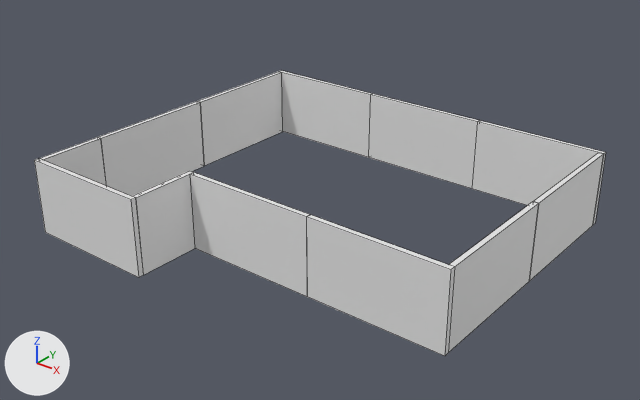
A saved change to the FBX model Save the SteamBird/Assets/Art/Layout.fbx.
The view is the same before and after, from a camera (50 mm lens) standing at (17.84, -28.54, 14.85) and looking at (0.36, -6.69, 1.3). Lighting does not change. The marker at lower left points along +X, +Y and +Z. Mesh edges are drawn as thin lines. Where no turn or scale is listed for an object, it has been applied to the vertices.

Before the edit, the objects in view are built like this:
```python
mat_material = principled_material('Material')
mat_material.base_color = (0.8, 0.8, 0.8)  # white #e7e7e7
me_cube_043 = bpy.data.meshes.new('Cube.043')
me_cube_043.from_pydata(...)  # 96 vertices, 72 faces; spans x -7.3..7.7, y -12.8..0.1, z 0.0..2.8
me_cube_043.materials.append(mat_material)  # white #e7e7e7
ob_layout = bpy.data.objects.new('Layout', me_cube_043)
ob_layout.location = (0.0, 0.0, 0.0)
```
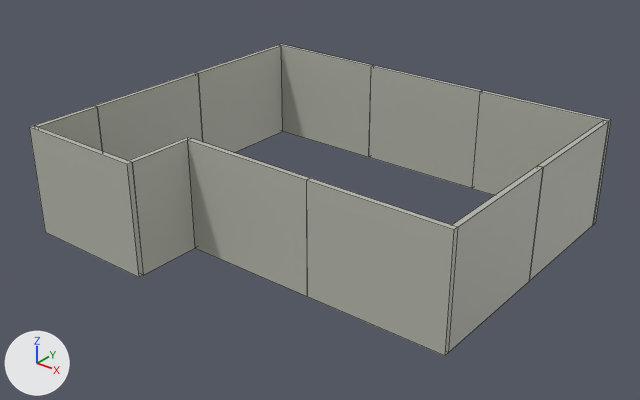
Boxes (x1, y1, x2, y2) around the edits, measured in the pictures (640 x 400 px):
```json
{"object": "Layout", "change": "recoloured, mesh rescaled", "before": [34, 71, 606, 356], "after": [29, 44, 611, 356], "on screen": "9% taller"}
```

Scene script edits in JSON lines:
```json
{"op": "set", "path": "mat_material.base_color", "old": "(0.8, 0.8, 0.8)", "new": "(0.464, 0.474, 0.41)", "note": "white #e7e7e7 -> grey #b5b7ac"}
{"block": "me_cube_043", "where": "me_cube_043.from_pydata(...)  # 96 vertices, 72 faces; spans x -7.3..7.7, y -12.8..0.1, z 0.0..2.8"}
{"block": "me_cube_043", "where": "# used by ob_layout; location = (0.0, 0.0, 0.0)"}
{"block": "me_cube_043", "change": "me_cube_043 part 1: the whole mesh is scaled about the mesh origin by (1, 1, 1.43)"}
```
